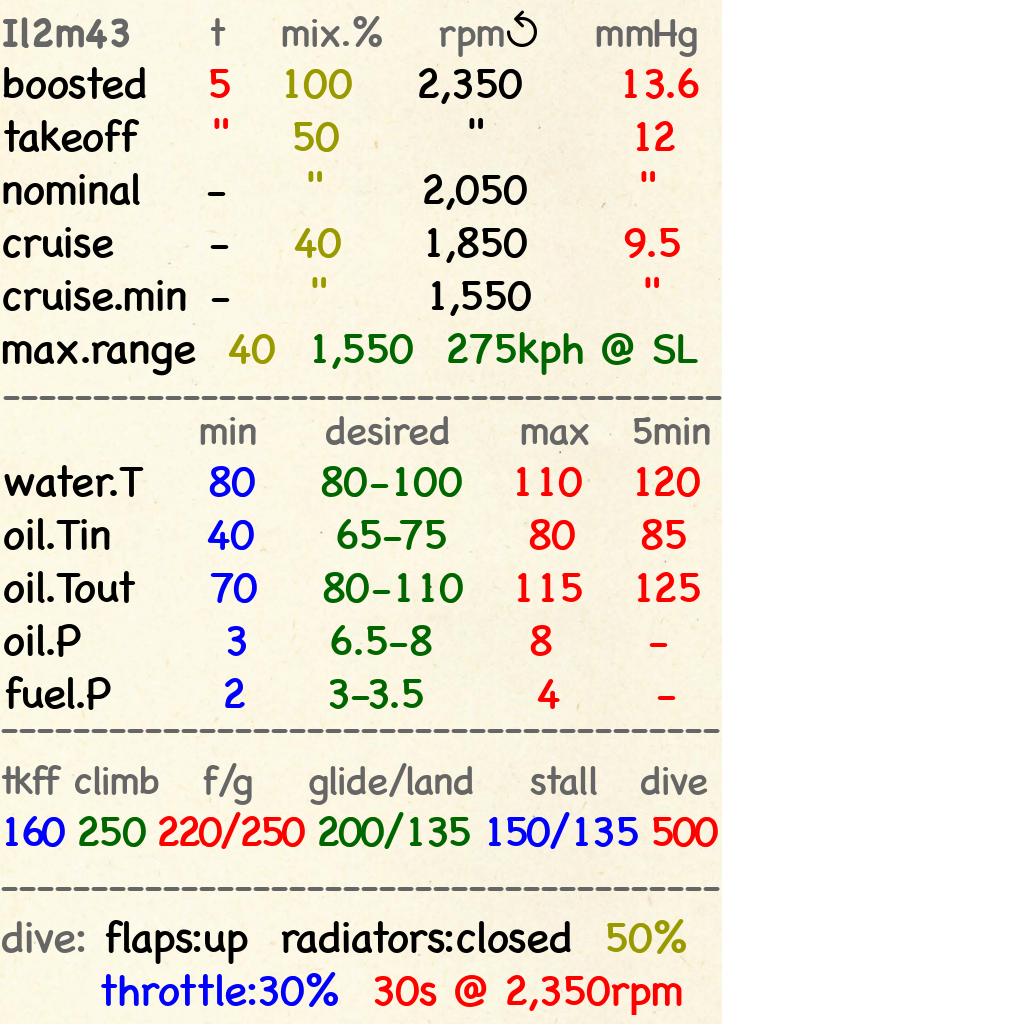
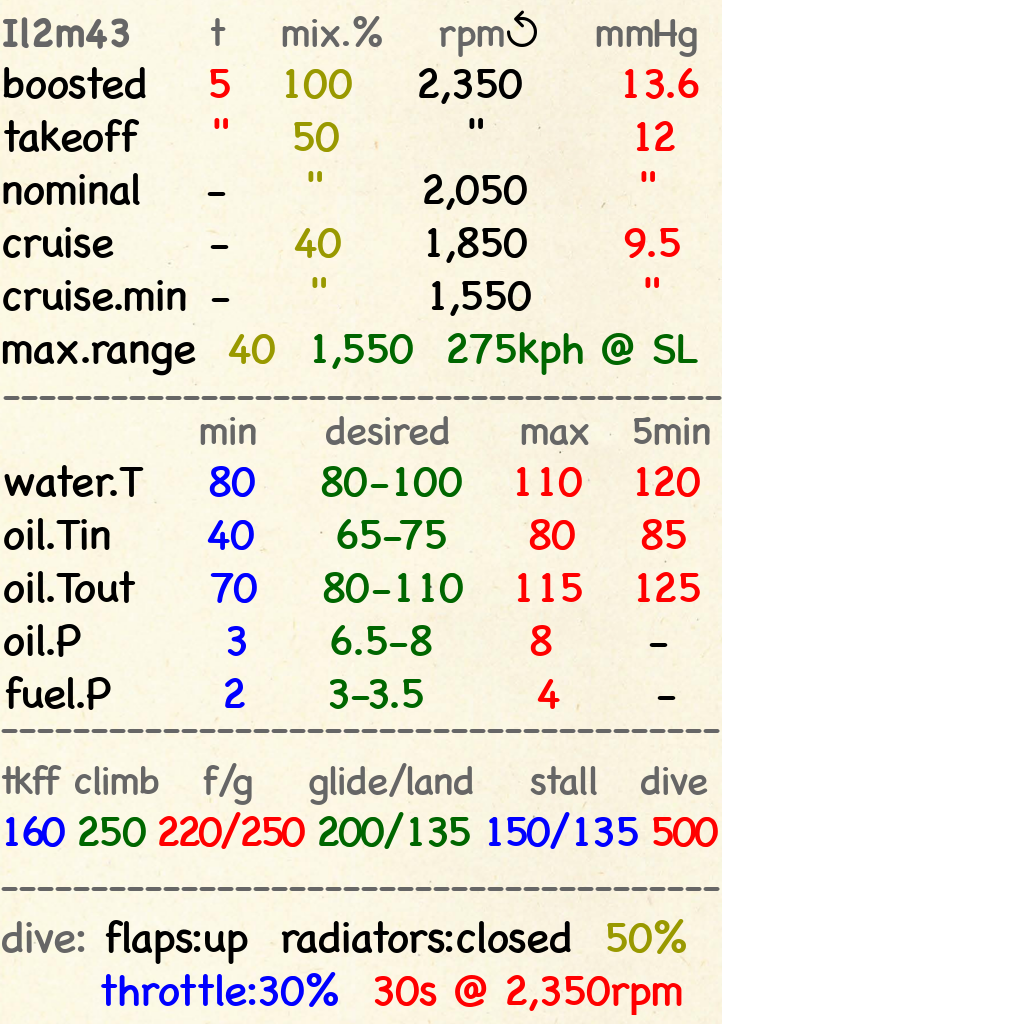
Layers edited between the first and the second 1024x1024 image:
painted on "min desired ..." over [649, 643, 676, 700]
